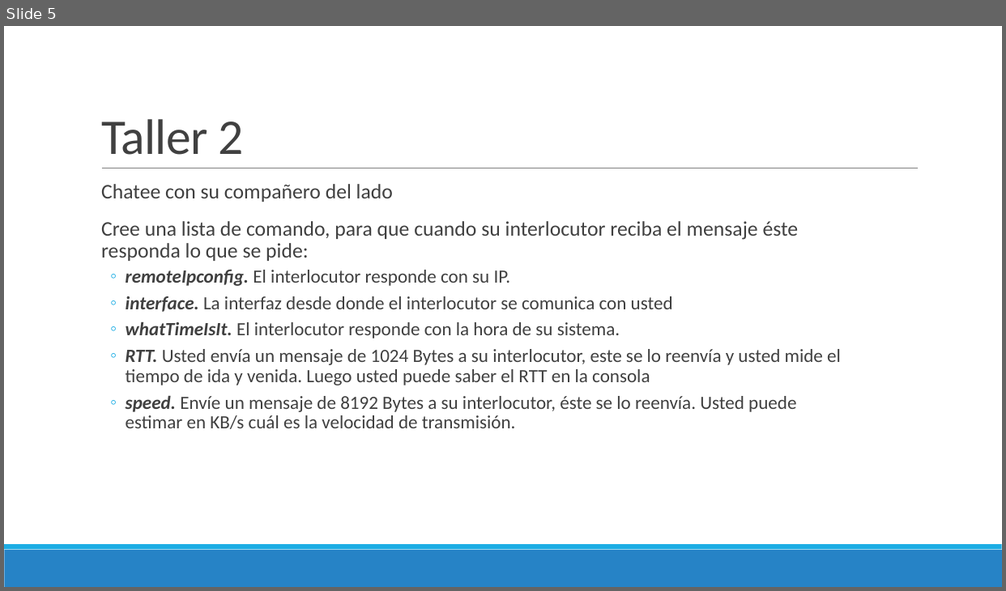
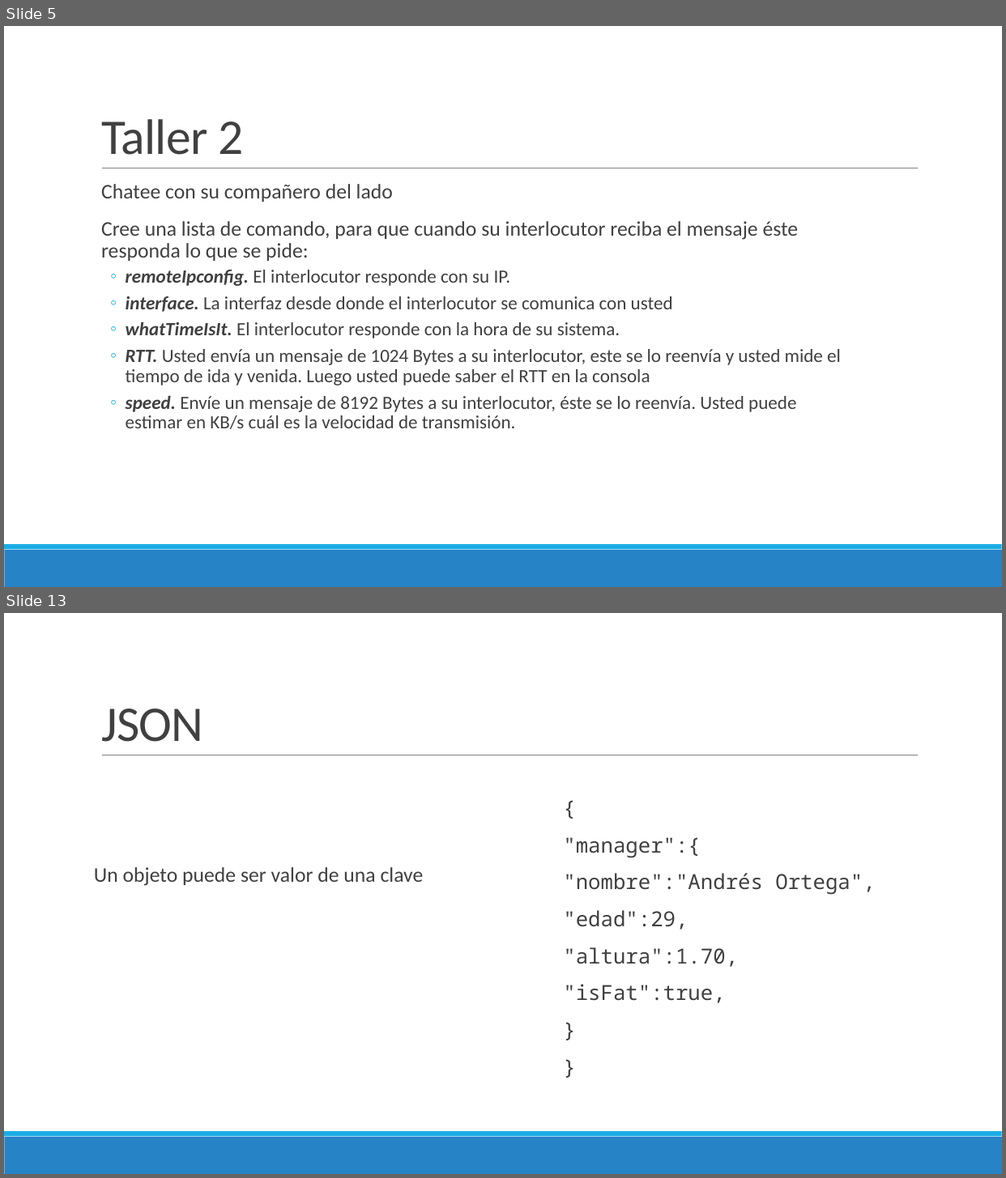
Before and after one commit to Domiciano/ProgramacionEnRed191, a slide deck: Semana 4/Presentación.pptx. Shown one above the other, each under a label of ours: slide 5 before the commit, slides 5 and 13 after it; the slides between them are not shown. The pictures are 1006x591 and 1006x1178 pixels, drawn with LibreOffice and Linux fonts; fonts in the diff are those of the drawing. Boxes give left, top, right and bottom in pixels: in the first picture for what was removed or moved away, otherwise in the second. Text is boxed around its words. In the diff, an @@ line names an element or a change of style, - is before the commit and + after.

```diff
--- a/Semana 4/Presentación.pptx
+++ b/Semana 4/Presentación.pptx
@@ slide 13 added at bbox=[4, 613, 1002, 1174], background #FFFFFF; not listed: 3 template elements that a slide beside it also shows @@
@@ title added at bbox=[101, 709, 204, 742], 48 pt, text #404040 @@
+JSON
@@ text added at bbox=[563, 837, 875, 1003], 20 pt, text #404040 @@
+  {
+  "manager":{
+  "nombre":"Andrés Ortega",
+  "edad":29,
+  "altura":1.70,
+  "isFat":true,
+  }
+  }
@@ text added at bbox=[94, 867, 424, 886], 20 pt, text #404040 @@
+Un objeto puede ser valor de una clave
```
Also in this commit, not shown: 10 other slides added, 2 other files.
